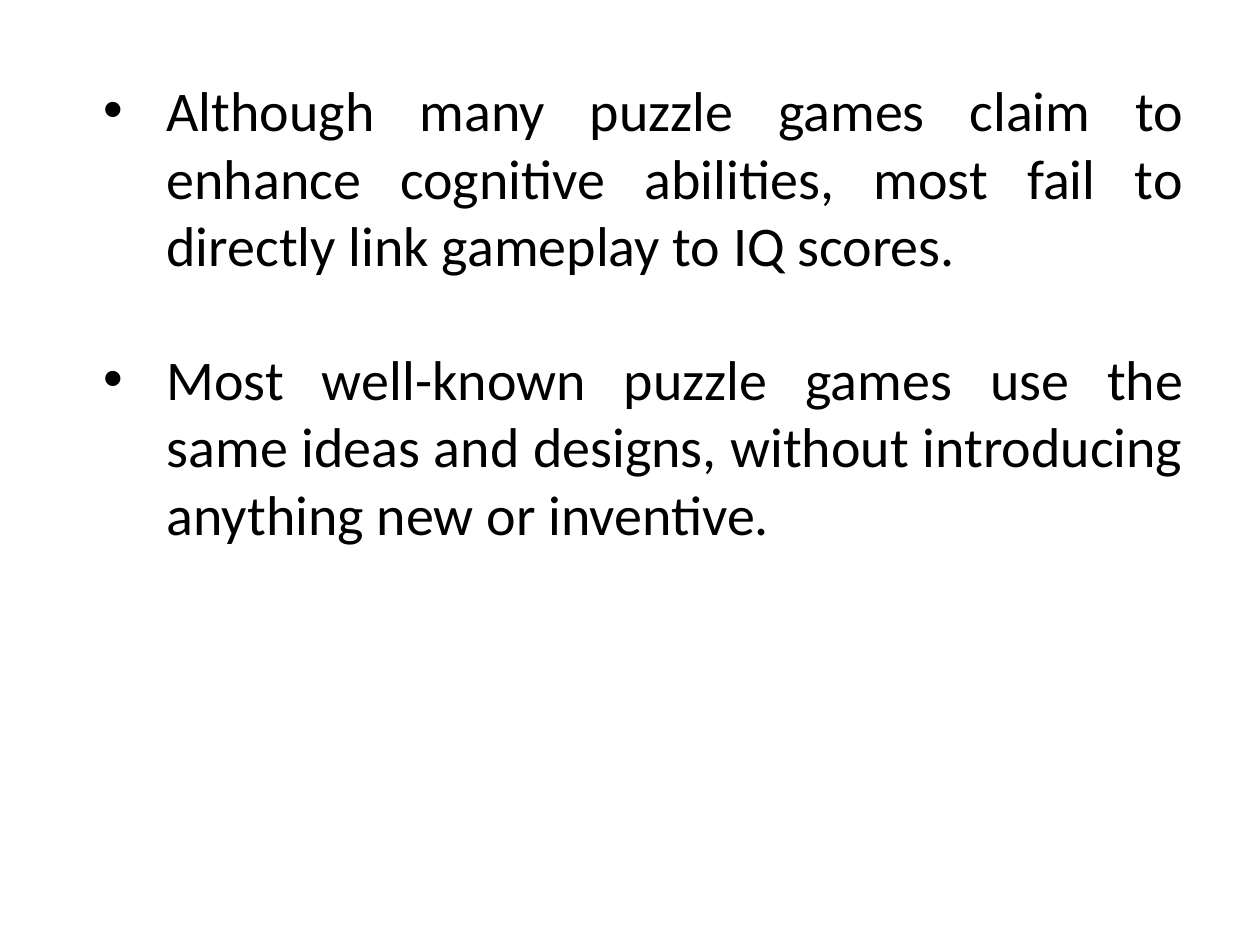
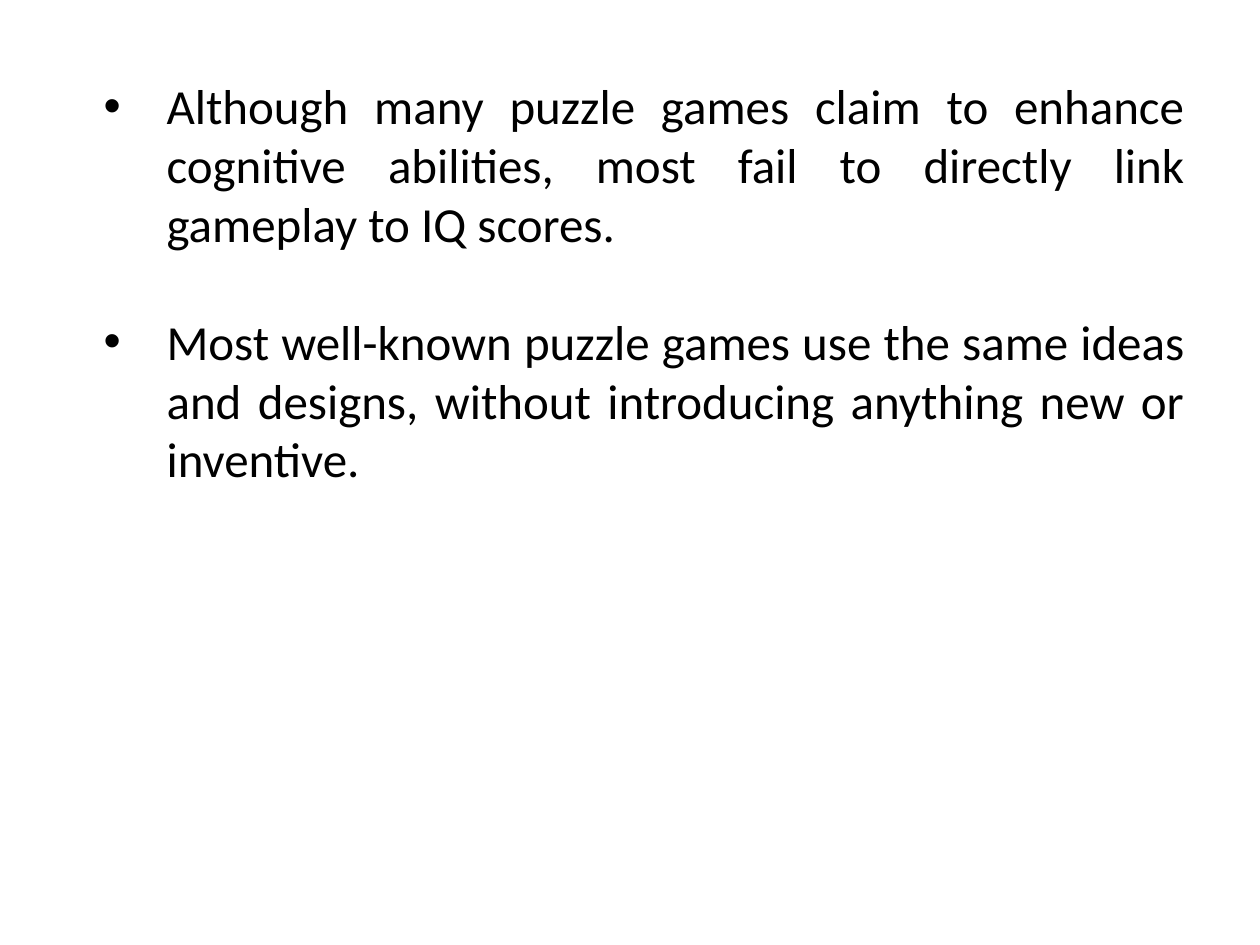
Before and after one commit to NofilUllah/FYP-All-Works, a slide deck: slide 9 of Proposal Presentation Template - 03_29409_22816_22664.pptx. Drawn at 1260x945 pixels with LibreOffice and Linux fonts; fonts in the diff are those of the drawing; background and template pictures are left out. Boxes give left, top, right and bottom in pixels: in the first picture for what was removed or moved away, otherwise in the second. Text is boxed around its words. In the diff, an @@ line names an element or a change of style, - is before the commit and + after.

```diff
--- a/Proposal Presentation Template - 03_29409_22816_22664.pptx
+++ b/Proposal Presentation Template - 03_29409_22816_22664.pptx
@@ text "Although many puzzle games claim ..." at box(167, 90, 1184, 478): size 32 to 28 pt @@
```
Also in this commit, not shown: 10 other slides changed, 1 slide added, 1 slide removed.
